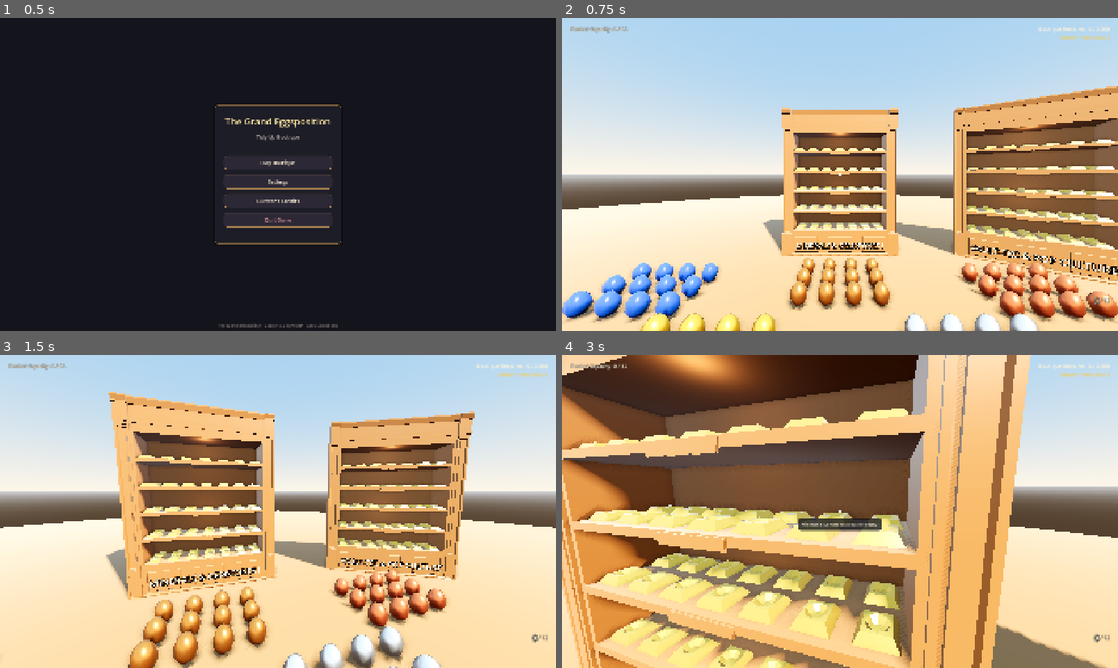
Above: before the commit, frames 1-4 (two rows, left to right).
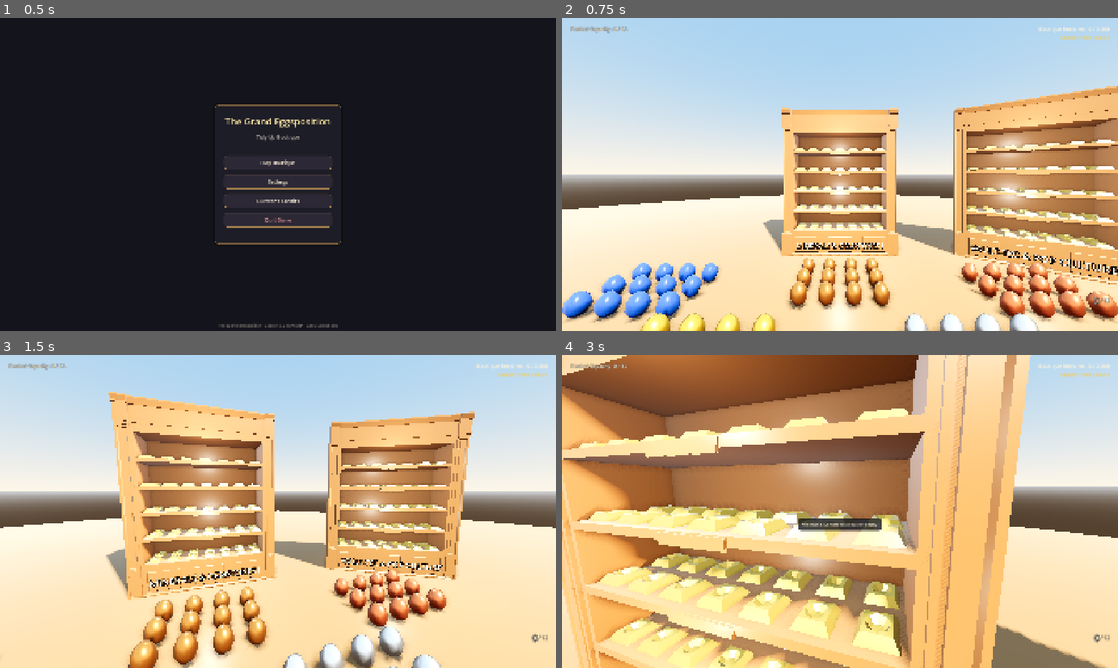
Above: after the commit, the same moments.

Repository: JS-Marinn/the-grand-eggsposition
Game: Godot game, scene res://scenes/ui/main_menu.tscn
Same seed, same stepped clock (60 frames per second), same inputs: the game is played once before the commit and once after it.
Inputs (mouse positions are in pixels of both pictures, inside the frame that each line leads up to):
- Up to frame 1 (0.5 s): no input
- Up to frame 2 (0.75 s): click "Play Boutique" at 0.5 s
- Up to frame 3 (1.5 s): tap Enter at 1.25 s; move the mouse to (305, 511) at 1.27 s; press the mouse at (305, 511) at 1.28 s; hold W (move_forward) from 1.28 s (still down)
- Up to frame 4 (3 s): tap Space at 1.52, 1.82, 2.27, 2.57 s; move the mouse to (812, 511) at 2.02 s; release the mouse at (812, 511) at 2.03 s; tap Tab (open_journal) at 2.1 s; release W (move_forward) at 2.75 s; click "✕" at 2.75 s

Frame 1 is identical in both runs. In frame 2, 15% of the frame differs, in the area x 27-100%, y 24-100%; in frame 3, 15%; in frame 4, 46%, in the area x 0-82%, y 0-100%.

Commit message:
fix(rendering): align shelf egg color pipeline, museum lighting, and brass holders with floor visuals

Diff:
--- a/assets/shaders/showcase_egg.gdshader
+++ b/assets/shaders/showcase_egg.gdshader
@@ -8,12 +8,21 @@
 	custom_pbr = INSTANCE_CUSTOM;
 }
 
+// Exact sRGB to Linear RGB conversion matching Godot's internal StandardMaterial3D color pipeline
+vec3 srgb_to_linear(vec3 c) {
+	return mix(
+		pow((c + vec3(0.055)) * (1.0 / 1.055), vec3(2.4)),
+		c * (1.0 / 12.92),
+		lessThan(c, vec3(0.04045))
+	);
+}
+
 void fragment() {
-	ALBEDO = COLOR.rgb;
+	ALBEDO = srgb_to_linear(COLOR.rgb);
 	ROUGHNESS = custom_pbr.r;
 	METALLIC = custom_pbr.g;
 	SPECULAR = custom_pbr.b;
 	if (custom_pbr.a > 0.01) {
-		EMISSION = COLOR.rgb * custom_pbr.a;
+		EMISSION = ALBEDO * custom_pbr.a;
 	}
 }
--- a/scenes/atrium/showcase_unit.tscn
+++ b/scenes/atrium/showcase_unit.tscn
@@ -13,20 +13,20 @@
 transform = Transform3D(0.2, 0, 0, 0, 0.21, 0, 0, 0, 0.2, -1, -0.15, -0.318)
 
 [node name="DisplayLight_Upper" type="OmniLight3D" parent="."]
-transform = Transform3D(1, 0, 0, 0, 1, 0, 0, 0, 1, 0, 2.45, 0.18)
-light_color = Color(1, 0.95, 0.88, 1)
-light_energy = 0.05
-light_specular = 0.0
-omni_range = 2.2
-omni_attenuation = 2.0
+transform = Transform3D(1, 0, 0, 0, 1, 0, 0, 0, 1, 0, 2.35, 0.55)
+light_color = Color(1, 0.96, 0.90, 1)
+light_energy = 0.45
+light_specular = 0.95
+omni_range = 2.8
+omni_attenuation = 1.0
 
 [node name="DisplayLight_Lower" type="OmniLight3D" parent="."]
-transform = Transform3D(1, 0, 0, 0, 1, 0, 0, 0, 1, 0, 1.30, 0.18)
-light_color = Color(1, 0.95, 0.88, 1)
-light_energy = 0.05
-light_specular = 0.0
-omni_range = 1.8
-omni_attenuation = 2.0
+transform = Transform3D(1, 0, 0, 0, 1, 0, 0, 0, 1, 0, 1.25, 0.55)
+light_color = Color(1, 0.96, 0.90, 1)
+light_energy = 0.45
+light_specular = 0.95
+omni_range = 2.6
+omni_attenuation = 1.0
 
 [node name="InteractionArea" type="Area3D" parent="."]
 transform = Transform3D(1, 0, 0, 0, 1, 0, 0, 0, 1, 0, 1.55, 0)
--- a/scripts/environment/showcase_unit.gd
+++ b/scripts/environment/showcase_unit.gd
@@ -97,17 +97,20 @@
 
 	# Antique gilded brass material for egg cup holders
 	var brass_mat := StandardMaterial3D.new()
-	brass_mat.albedo_color = Color(0.88, 0.72, 0.28, 1.0)
-	brass_mat.metallic = 0.88
-	brass_mat.roughness = 0.24
+	brass_mat.albedo_color = Color(0.82, 0.66, 0.26, 1.0)
+	brass_mat.metallic = 0.80
+	brass_mat.roughness = 0.38
+
 
 	for child in model.get_children():
 		if child is MeshInstance3D:
 			var mi := child as MeshInstance3D
+			mi.cast_shadow = GeometryInstance3D.SHADOW_CASTING_SETTING_ON
 			if "Holder" in mi.name:
 				mi.material_override = brass_mat
 			else:
 				mi.material_override = oak_mat
+
 
 func _setup_multimesh() -> void:
 	multimesh_instance = get_node_or_null("MultiMeshInstance3D")
